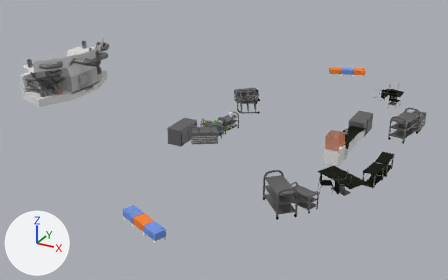
An edit to the FBX model Assets/Models/MapObject/Robo_room_place.fbx, drawn before and after from the same camera.
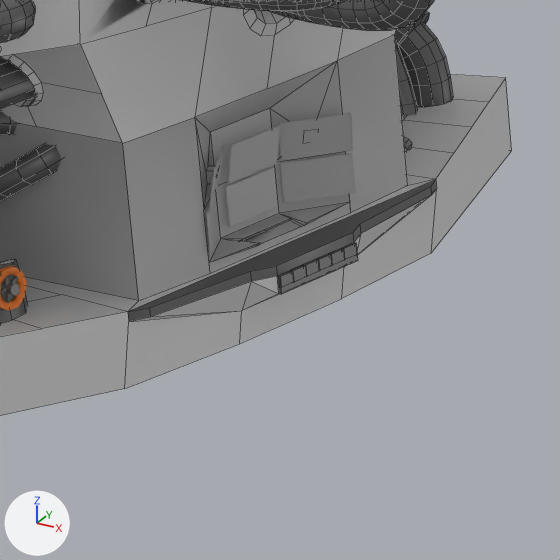
The first picture shows the older version from a camera (50 mm lens) standing at (59.7, -41.2, 19.0) and looking at (37.3, -0.3, -1.4). The close-ups show both versions on the part from 13% to 25% of the width and 23% to 42% of the height of that picture; other places that the commit changed are outside them. Lighting does not change. The marker at lower left points along +X, +Y and +Z. The close-ups show mesh edges as thin lines. Where no turn or scale is listed for an object, it has been applied to the vertices. Vertices at the same position are counted once.

In view in the first close-up: 'pCube3.001', 'pCube3.002', 'pCube3.003', 'pCube3.004', 'ハンドル', 'パイプ\u3000上', 'ベジエカーブ.001', 'ベジエカーブ.006', 'ベジエカーブ.007', 'ベジエカーブ.009', 'ベジエカーブ.011', '機関部'.
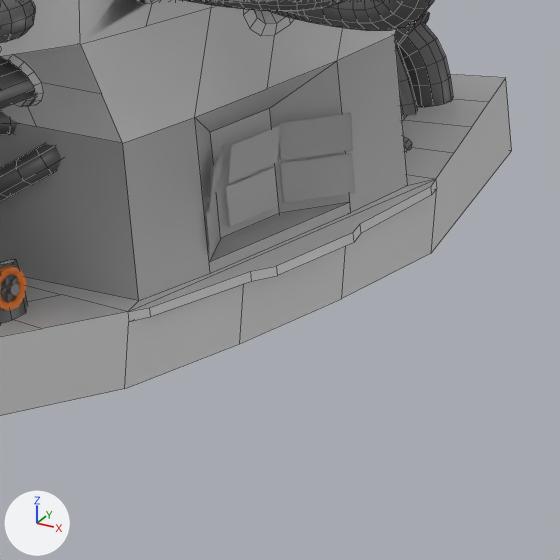
The change, as a diff of the scene's bpy script:
```diff
--- a/Assets/Models/MapObject/Robo_room_place.fbx.py
+++ b/Assets/Models/MapObject/Robo_room_place.fbx.py
@@ me_立方体_019 @@
 # used by ob_機関部; location = (0.0, 0.0, 0.0)
-me_立方体_019.from_pydata(...)  # 950 vertices, 625 faces; spans x 18.47..23.32, y -4.67..4.67, z 0.0..4.07
+me_立方体_019.from_pydata(...)  # 858 vertices, 531 faces; spans x 18.47..23.32, y -4.67..4.67, z 0.0..4.07
+# me_立方体_019 part 1: 98 vertices removed from x 22.39..23.12, y -0.91..0.91, z 0.31..1.53; 4 vertices added at x 22.39..22.87, y -0.67..0.67, z 0.62..0.7
+# me_立方体_019 part 2: 7 faces spanning x 22.78..23.09, y -2.0..2.0, z 0.62..0.7 switch from mat_メタル (grey #797979) to mat_白 (white #e7e7e7)
 me_立方体_019.materials.append(mat_機関部)
```

Where the change shows, as pixel boxes (x1, y1, x2, y2) in the close-ups (560 x 560 px):
part 1 of me_立方体_019, cut back
    before: (123, 35, 437, 389)
    after: (125, 61, 437, 389)
part 2 of me_立方体_019, recoloured
    both: (128, 180, 437, 321)
